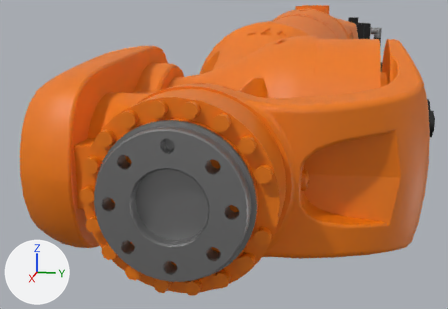
An edit to the glTF model public/models/KUKA_KR16_R2010_2.glb, drawn before and after from the same camera.
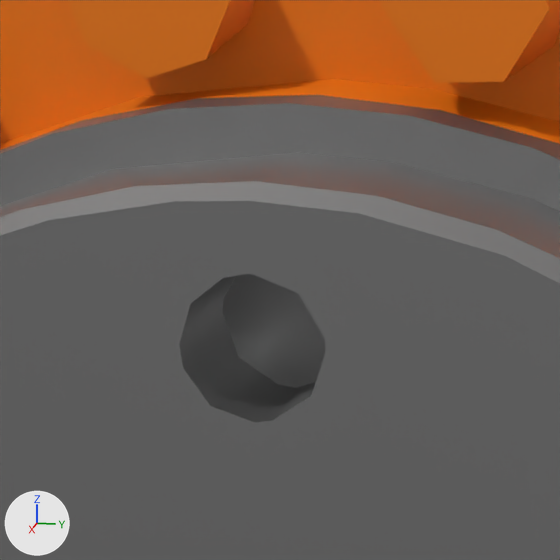
The first picture shows the older version from a camera (50 mm lens) standing at (2.376, 0.066, 0.748) and looking at (2.138, 0.019, 0.689). The close-ups show both versions on the part from 32% to 44% of the width and 36% to 54% of the height of that picture. Arrows for +X, +Y and +Z are at lower left; the lights stay in place. Where no turn or scale is listed for an object, it has been applied to the vertices.

In view in the first close-up: 'link_5', 'link_6'.
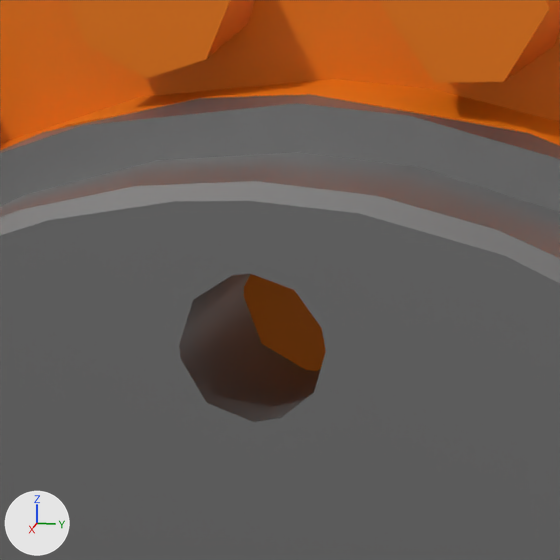
ob_kuka_kr16r2010_2_j05 is not drawn itself; it is the parent of ob_kuka_kr16r2010_2_flg, ob_link_6.

What differs and where, as boxes (x1, y1, x2, y2) in the close-ups (560 x 560 px):
'link_6', turned
    before: (0, 95, 560, 560)
    after: (0, 94, 560, 560)

Patch to the scene script:
```diff
--- a/public/models/KUKA_KR16_R2010_2.glb.py
+++ b/public/models/KUKA_KR16_R2010_2.glb.py
@@ ob_kuka_kr16r2010_2_j05 @@
 ob_kuka_kr16r2010_2_j05.location = (0.0, 0.0, 0.0)
-ob_kuka_kr16r2010_2_j05.rotation_euler = (-1.571, 0.0, -3.142)  # degrees (-90, 0, -180)
+ob_kuka_kr16r2010_2_j05.rotation_euler = (1.571, 0.0, 0.0)  # degrees (90, 0, 0)
```
